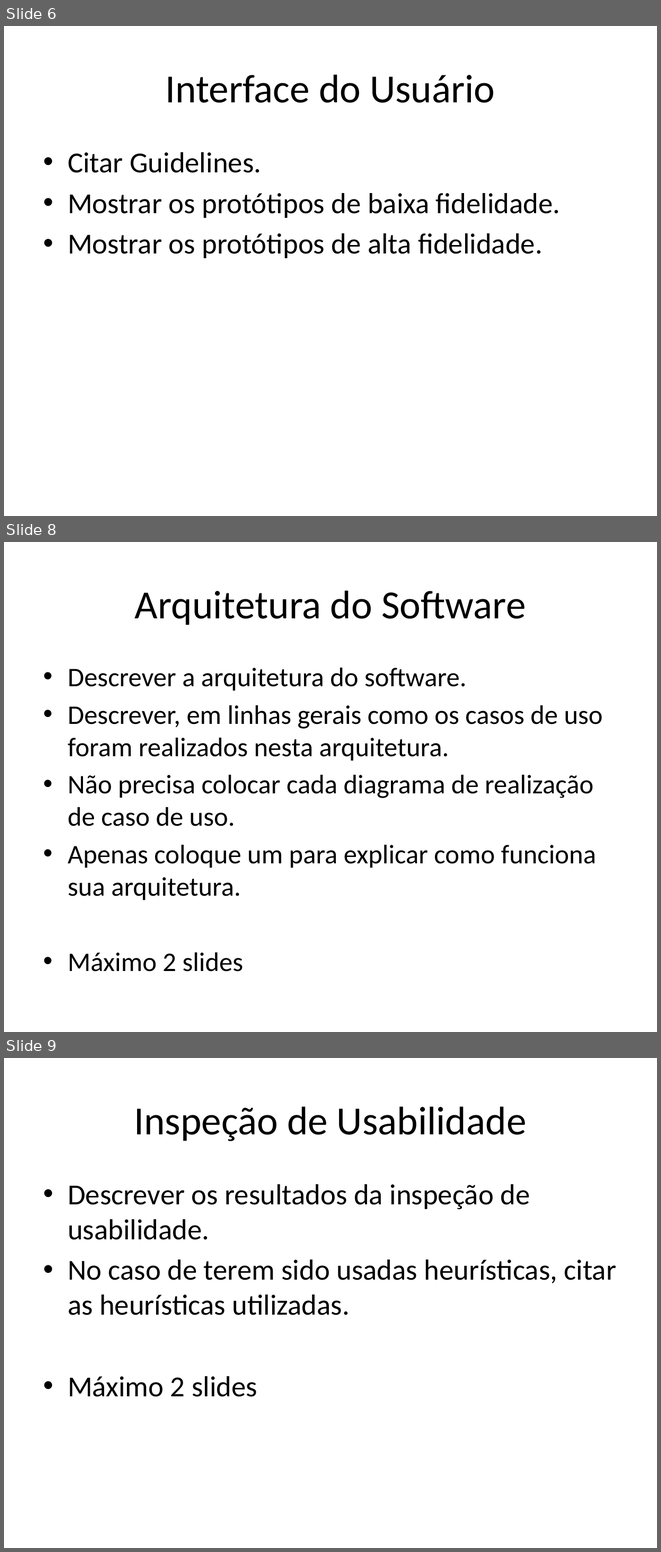
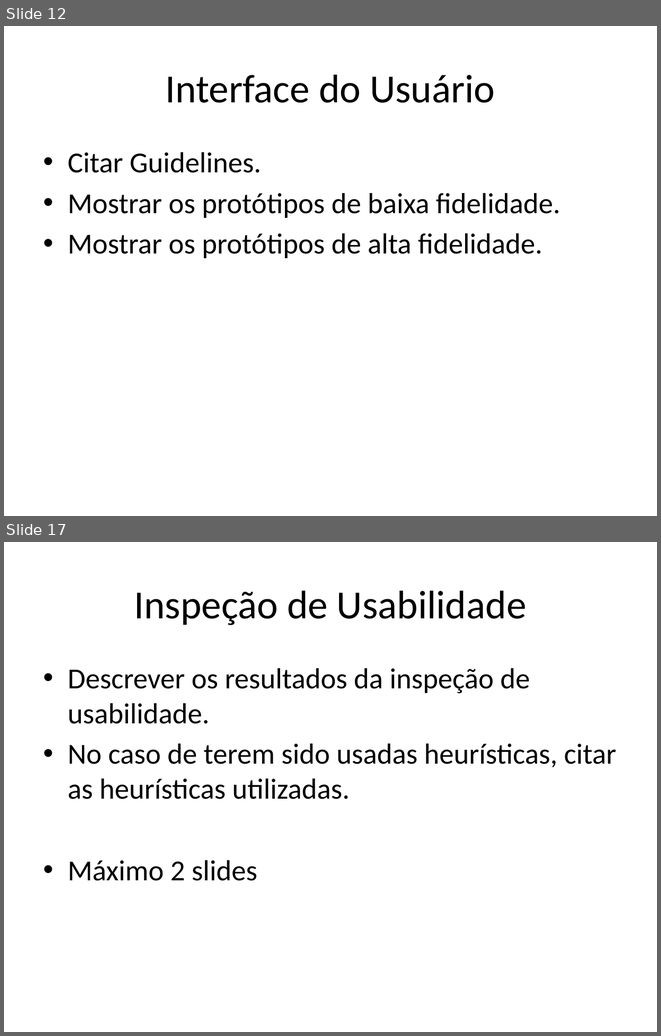
Before and after one commit to kokmz/TCCHUE, a slide deck: documentacao/G4_Apresentacao2sem2014_Final.pptx. Shown one above the other, each under a label of ours: slides 6, 8 and 9 before the commit, slides 12 and 17 after it; the slides between them are not shown. The pictures are 661x1552 and 661x1036 pixels, drawn with LibreOffice and Linux fonts; fonts in the diff are those of the drawing; background and template pictures are left out. Boxes give left, top, right and bottom in pixels: in the first picture for what was removed or moved away, otherwise in the second. Text is boxed around its words. In the diff, an @@ line names an element or a change of style, - is before the commit and + after.

```diff
--- a/documentacao/G4_Apresentacao2sem2014_Final.pptx
+++ b/documentacao/G4_Apresentacao2sem2014_Final.pptx
@@ slide 8 removed at box(4, 542, 657, 1032), background picture (left out) @@
@@ title removed at box(135, 590, 526, 625) @@
-Arquitetura do Software
@@ text removed at box(68, 668, 603, 971) @@
-• Descrever a arquitetura do software.
-• Descrever, em linhas gerais como os casos de uso foram realizados nesta arquitetura.
-• Não precisa colocar cada diagrama de realização de caso de uso.
-• Apenas coloque um para explicar como funciona sua arquitetura.
-• Máximo 2 slides
@@ what was slide 6 is now slide 12 @@
@@ what was slide 9 is now slide 17 @@
```
Also in this commit, not shown: 3 slides changed, 13 slides added, 4 other slides removed.
